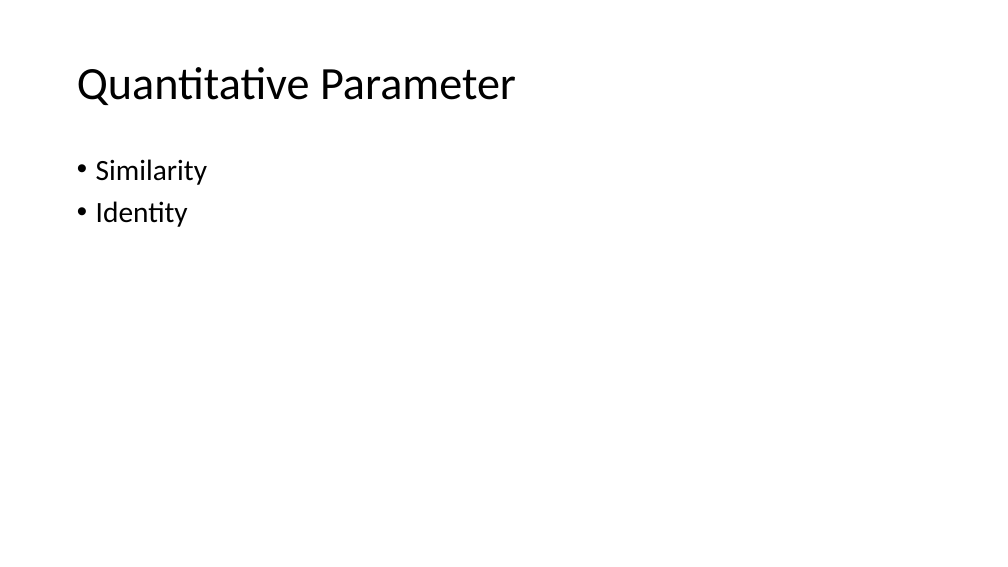
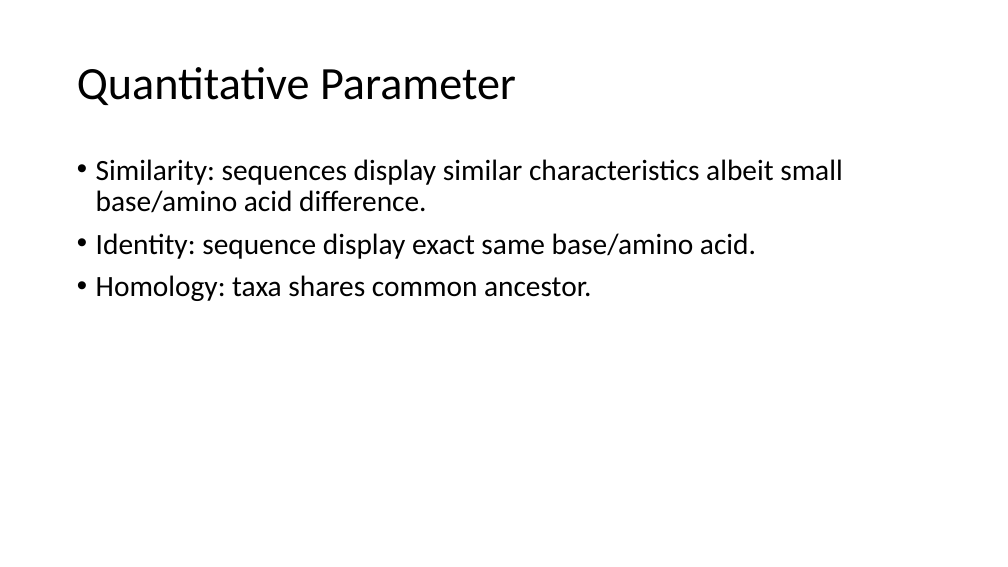
Before and after one commit to anwari32/sequence-processing, a slide deck: slide 7 of docs/Sequence Processing.pptx (slide 2 before the commit). Drawn at 1008x567 pixels with LibreOffice and Linux fonts; fonts in the diff are those of the drawing. Boxes give left, top, right and bottom in pixels: in the first picture for what was removed or moved away, otherwise in the second. Text is boxed around its words. In the diff, an @@ line names an element or a change of style, - is before the commit and + after.

Commit message:
update Sequence Processing.pptx with bert.

```diff
--- a/docs/Sequence Processing.pptx
+++ b/docs/Sequence Processing.pptx
@@ text at (x1=96, y1=159, x2=842, y2=301): text changed @@
-• Similarity
-• Identity
+• Similarity: sequences display similar characteristics albeit small base/amino acid difference.
+• Identity: sequence display exact same base/amino acid.
+• Homology: taxa shares common ancestor.
```
Also in this commit, not shown: 5 slides added, 1 other file.
